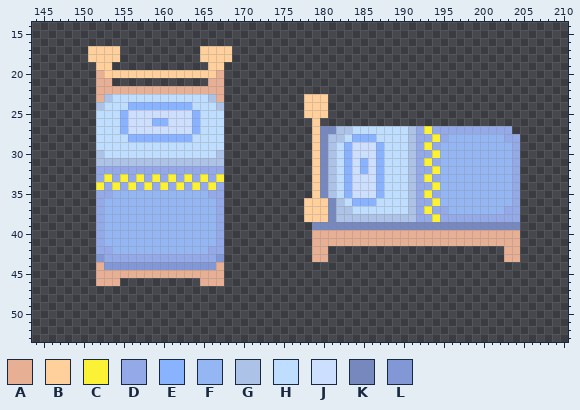
Two states of a pixel-art file, src/_assets/tilesets.aseprite. Above is the file before it was changed.
240x240 pixels, 1 frame. Colours within 5 levels of each other are drawn and written as one. Shown: x 144..210, y 14..53. The commit also changed other parts of the picture, which this record leaves out.
Palette (. is transparent): A #e7af94  B #ffd09b  C #fbf236  D #94a9e7  E #89b3ff  F #94b7f4  G #adc2e7  H #bfddff  J #cddfff  K #7688be  L #8297d6
The same view after the edit:
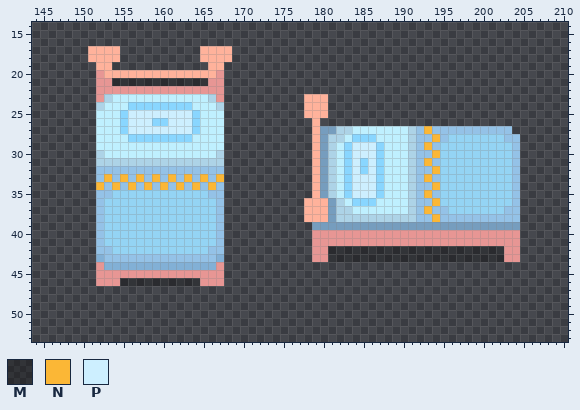
Colours new in this view: M #00000048  N #fbb736  P #cdefff
Changes in this commit:
@@ palette @@
-A #e7af94
+A #e79694
-B #ffd09b
+B #ffb29b
-D #94a9e7
+D #94c2e7
-E #89b3ff
+E #89d6ff
-F #94b7f4
+F #94d4f4
-G #adc2e7
+G #add3e7
-H #bfddff
+H #bff0ff
-K #7688be
+K #769dbe
-L #8297d6
+L #82b0d6
--- layer "Layer 1"
@@ x 152..167 @@
 20 ABBBBBBBBBBBBBBA
-21 AA............AA
+21 AAMMMMMMMMMMMMAA
 22 AAAAAAAAAAAAAAAA
@@ x 144..210 @@
 24 ........GHHHEEEEEEEEHHHG..........BBB..............................
-25 ........HHHEJJJJJJJJEHHH..........BBB..............................
-26 ........HHHEJJJEEJJJEHHH...........B...............................
-27 ........HHHEJJJJJJJJEHHH...........BKKGGHHHHHHHGDCDDDDDDDDDD.......
-28 ........HHHHEEEEEEEEHHHH...........BKGGHEEEHHHHGDDCDFFFFFFFDD......
-29 ........HHHHHHHHHHHHHHHH...........BKGHEJJJEHHHGDCDFFFFFFFFFD......
-30 ........GHHHHHHHHHHHHHHG...........BKGHEJJJEHHHGDDCFFFFFFFFFD......
-31 ........GGGGGGGGGGGGGGGG...........BKGHEJEJEHHHGDCDFFFFFFFFFD......
-32 ........DDDDDDDDDDDDDDDD...........BKGHEJEJEHHHGDDCFFFFFFFFFD......
-33 ........DCDCDCDCDCDCDCDC...........BKGHEJJJEHHHGDCDFFFFFFFFFD......
-34 ........CDCDCDCDCDCDCDCD...........BKGHEJJJEHHHGDDCFFFFFFFFFD......
-35 ........DDFFFFFFFFFFFFDD...........BKGHEJJJEHHHGDCDFFFFFFFFFD......
-36 ........DFFFFFFFFFFFFFFD..........BBBKGHEEEHHHHGDDCFFFFFFFFFD......
-37 ........DFFFFFFFFFFFFFFD..........BBBKGGHHHHHHHGDCDDFFFFFFFDD......
-38 ........DFFFFFFFFFFFFFFD..........BBBKGGGGGGGGGGDDCDDDDDDDDDD......
+25 ........HHHEPPPPPPPPEHHH..........BBB..............................
+26 ........HHHEPPPEEPPPEHHH...........B...............................
+27 ........HHHEPPPPPPPPEHHH...........BKKGGHHHHHHHGDNDDDDDDDDDD.......
+28 ........HHHHEEEEEEEEHHHH...........BKGGHEEEHHHHGDDNDFFFFFFFDD......
+29 ........HHHHHHHHHHHHHHHH...........BKGHEPPPEHHHGDNDFFFFFFFFFD......
+30 ........GHHHHHHHHHHHHHHG...........BKGHEPPPEHHHGDDNFFFFFFFFFD......
+31 ........GGGGGGGGGGGGGGGG...........BKGHEPEPEHHHGDNDFFFFFFFFFD......
+32 ........DDDDDDDDDDDDDDDD...........BKGHEPEPEHHHGDDNFFFFFFFFFD......
+33 ........DNDNDNDNDNDNDNDN...........BKGHEPPPEHHHGDNDFFFFFFFFFD......
+34 ........NDNDNDNDNDNDNDND...........BKGHEPPPEHHHGDDNFFFFFFFFFD......
+35 ........DDFFFFFFFFFFFFDD...........BKGHEPPPEHHHGDNDFFFFFFFFFD......
+36 ........DFFFFFFFFFFFFFFD..........BBBKGHEEEHHHHGDDNFFFFFFFFFD......
+37 ........DFFFFFFFFFFFFFFD..........BBBKGGHHHHHHHGDNDDFFFFFFFDD......
+38 ........DFFFFFFFFFFFFFFD..........BBBKGGGGGGGGGGDDNDDDDDDDDDD......
 39 ........DFFFFFFFFFFFFFFD...........KKKKKKKKKKKKKKKKKKKKKKKKKK......
@@ x 144..210 @@
 41 ........DFFFFFFFFFFFFFFD...........AAAAAAAAAAAAAAAAAAAAAAAAAA......
-42 ........DDFFFFFFFFFFFFDD...........AA......................AA......
-43 ........LDDDDDDDDDDDDDDL...........AA......................AA......
+42 ........DDFFFFFFFFFFFFDD...........AAMMMMMMMMMMMMMMMMMMMMMMAA......
+43 ........LDDDDDDDDDDDDDDL...........AAMMMMMMMMMMMMMMMMMMMMMMAA......
 44 ........ALLLLLLLLLLLLLLA...........................................
 45 ........AAAAAAAAAAAAAAAA...........................................
-46 ........AAA..........AAA...........................................
+46 ........AAAMMMMMMMMMMAAA...........................................
 47 ...................................................................
